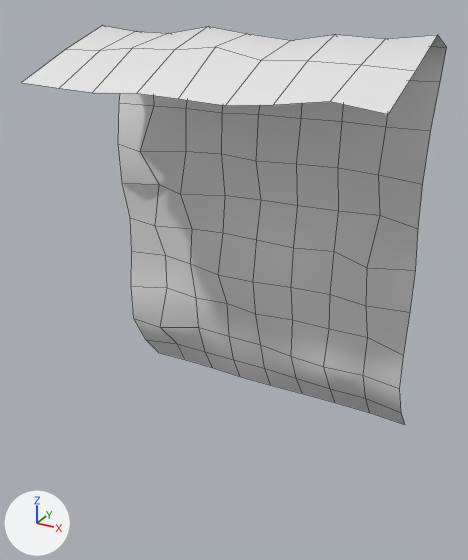
Before and after pictures for a commit that changed the FBX model Assets/ReSurvivor2/Blender/S7U_EarthBank_2m_D_LOD1/S7U_EarthBank_2m_D_LOD1.fbx.
One viewpoint serves both versions: a 50 mm lens placed at (1.73, -3.61, 2.58), pointed at (0.03, -0.51, 1.03). Every picture has the same lights, and +X, +Y and +Z are marked at lower left. The older version comes first. Mesh edges are drawn as thin lines. Materials are left out; every surface is plain grey. Where no turn or scale is listed for an object, it has been applied to the vertices.

Objects in the first picture: 'S7U_EarthBank_2m_D_LOD1'.
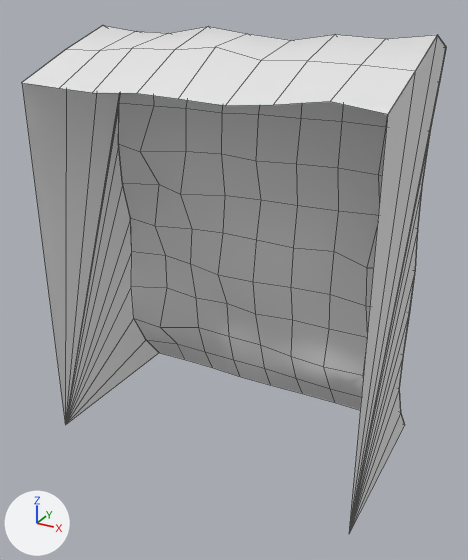
Changed parts and their boxes [x1, y1, x2, y2] in the pictures (468 x 560 px):
'S7U_EarthBank_2m_D_LOD1', reshaped (27% taller): before [22, 26, 447, 425]; after [22, 26, 447, 532]
part 1 of me_s7u_earthbank_2m_d_lod1_mesh, added: after [22, 52, 159, 425]
part 2 of me_s7u_earthbank_2m_d_lod1_mesh, added: after [349, 36, 446, 532]

Patch to the scene script:
```diff
--- a/Assets/ReSurvivor2/Blender/S7U_EarthBank_2m_D_LOD1/S7U_EarthBank_2m_D_LOD1.fbx.py
+++ b/Assets/ReSurvivor2/Blender/S7U_EarthBank_2m_D_LOD1/S7U_EarthBank_2m_D_LOD1.fbx.py
@@ me_s7u_earthbank_2m_d_lod1_mesh @@
 # used by ob_s7u_earthbank_2m_d_lod1; location = (0.0, 0.0, 0.0)
-me_s7u_earthbank_2m_d_lod1_mesh.from_pydata(...)  # 126 vertices, 104 faces; spans x -1.0..1.0, y -1.02..0.12, z -0.06..2.42
+me_s7u_earthbank_2m_d_lod1_mesh.from_pydata(...)  # 156 vertices, 130 faces; spans x -1.0..1.0, y -1.02..0.12, z -0.06..2.42
+# me_s7u_earthbank_2m_d_lod1_mesh part 1: a new loose piece of 15 vertices spanning x -1.0, y -1.0..0.1, z -0.06..2.41
+# me_s7u_earthbank_2m_d_lod1_mesh part 2: a new loose piece of 15 vertices spanning x 1.0, y -1.0..0.11, z -0.06..2.41
```
